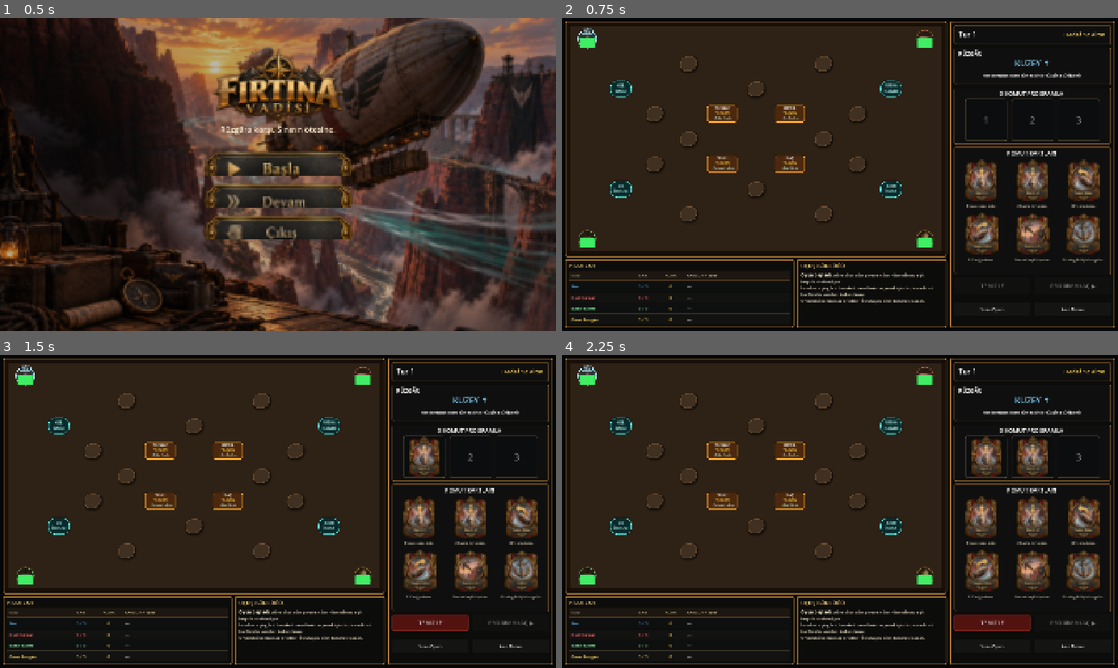
Above: before the commit, frames 1-4 (two rows, left to right).
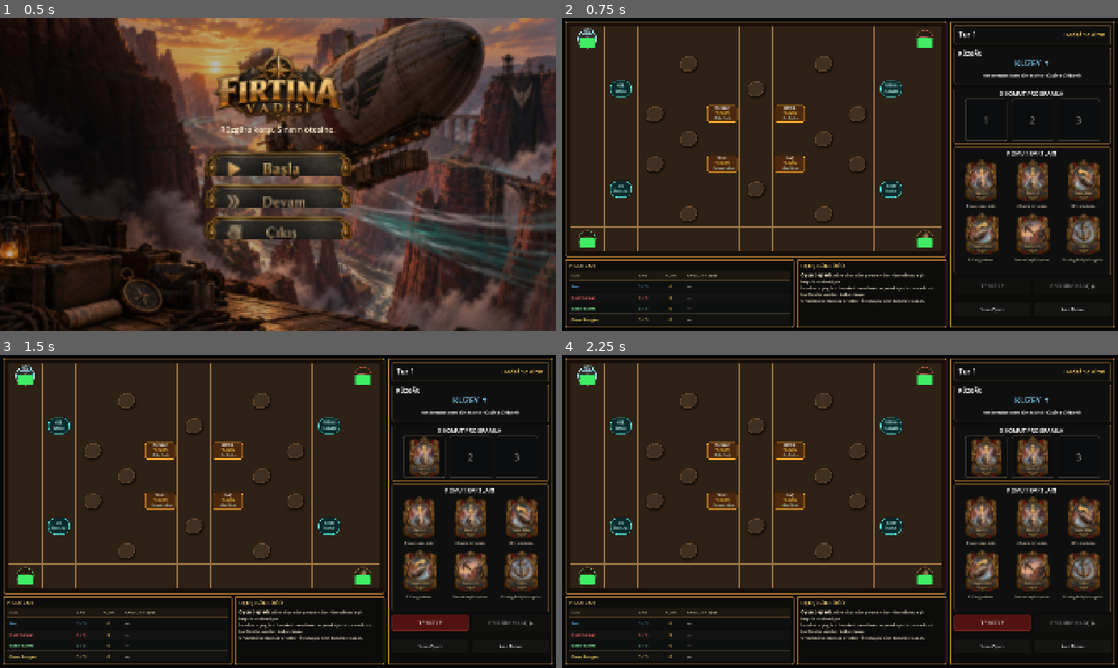
Above: after the commit, the same moments.

Repository: SerkanAydin06/Firtina-Vadisi
Game: Godot game, scene res://scenes/main.tscn
The game is run twice, just before and just after one commit, with the same random seed, the same clock (stepped at 60 frames per second) and the same inputs.
Inputs (mouse positions are in pixels of both pictures, inside the frame that each line leads up to):
- Up to frame 1 (0.5 s): no input
- Up to frame 2 (0.75 s): click (840, 161) at 0.5 s
- Up to frame 3 (1.5 s): click (417, 517) at 1.25 s
- Up to frame 4 (2.25 s): click (1034, 517) at 2 s

Frame 1 is identical in both runs. In frame 2, 1.3% of the frame differs, in the area x 1-69%, y 2-75%; in frame 3, 1.3%; in frame 4, 1.3%.

Commit message:
Use uniform pixel-snapped grid line nodes

Diff:
--- a/scripts/board_topdown.gd
+++ b/scripts/board_topdown.gd
@@ -31,6 +31,8 @@
 var inner_origin: Vector2 = Vector2.ZERO
 var inner_size: Vector2 = Vector2.ZERO
 var grid_nodes: Array[Panel] = []
+var vertical_grid_lines: Array[ColorRect] = []
+var horizontal_grid_lines: Array[ColorRect] = []
 var rock_nodes: Array[Panel] = []
 var contract_nodes: Array[Panel] = []
 var delivery_nodes: Array[Panel] = []
@@ -56,6 +58,8 @@
 
 func _cache_scene_nodes() -> void:
 	grid_nodes.clear()
+	vertical_grid_lines.clear()
+	horizontal_grid_lines.clear()
 	rock_nodes.clear()
 	contract_nodes.clear()
 	delivery_nodes.clear()
@@ -63,6 +67,15 @@
 	for child in $GridCells.get_children():
 		if child is Panel:
 			grid_nodes.append(child)
+		elif child is ColorRect:
+			var line: ColorRect = child
+			var line_name: String = str(line.name)
+			if line_name.begins_with("V"):
+				vertical_grid_lines.append(line)
+			elif line_name.begins_with("H"):
+				horizontal_grid_lines.append(line)
+	vertical_grid_lines.sort_custom(func(a: ColorRect, b: ColorRect) -> bool: return str(a.name) < str(b.name))
+	horizontal_grid_lines.sort_custom(func(a: ColorRect, b: ColorRect) -> bool: return str(a.name) < str(b.name))
 	for child in $Rocks.get_children():
 		if child is Panel:
 			rock_nodes.append(child)
@@ -106,6 +119,8 @@
 	_layout_ships()
 
 func _layout_grid_cells() -> void:
+	if grid_size.x <= 0 or grid_size.y <= 0:
+		return
 	for i in range(grid_nodes.size()):
 		var cell_node: Panel = grid_nodes[i]
 		var x: int = i % grid_size.x
@@ -113,9 +128,34 @@
 		if y >= grid_size.y:
 			cell_node.visible = false
 			continue
+		var left: float = roundf(inner_origin.x + inner_size.x * float(x) / float(grid_size.x))
+		var right: float = roundf(inner_origin.x + inner_size.x * float(x + 1) / float(grid_size.x))
+		var top: float = roundf(inner_origin.y + inner_size.y * float(y) / float(grid_size.y))
+		var bottom: float = roundf(inner_origin.y + inner_size.y * float(y + 1) / float(grid_size.y))
 		cell_node.visible = true
-		cell_node.position = cell_to_pixel(Vector2i(x, y))
-		cell_node.size = cell_step
+		cell_node.position = Vector2(left, top)
+		cell_node.size = Vector2(right - left, bottom - top)
+
+	const LINE_WIDTH: float = 2.0
+	for i in range(vertical_grid_lines.size()):
+		var line: ColorRect = vertical_grid_lines[i]
+		if i > grid_size.x:
+			line.visible = false
+			continue
+		var px: float = roundf(inner_origin.x + inner_size.x * float(i) / float(grid_size.x))
+		line.visible = true
+		line.position = Vector2(px - LINE_WIDTH * 0.5, roundf(inner_origin.y))
+		line.size = Vector2(LINE_WIDTH, roundf(inner_size.y))
+
+	for i in range(horizontal_grid_lines.size()):
+		var line: ColorRect = horizontal_grid_lines[i]
+		if i > grid_size.y:
+			line.visible = false
+			continue
+		var py: float = roundf(inner_origin.y + inner_size.y * float(i) / float(grid_size.y))
+		line.visible = true
+		line.position = Vector2(roundf(inner_origin.x), py - LINE_WIDTH * 0.5)
+		line.size = Vector2(roundf(inner_size.x), LINE_WIDTH)
 
 func add_ship(id: int, color: Color, cell: Vector2i) -> void:
 	if not tokens.has(id):
